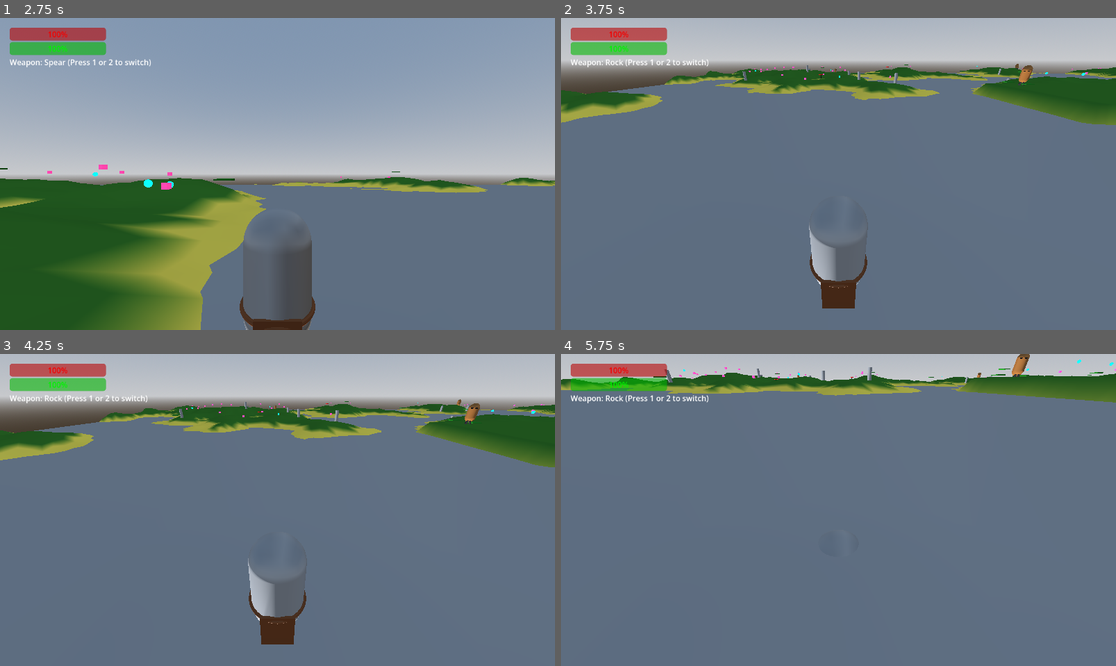
Above: before the commit, frames 1-4 (two rows, left to right).
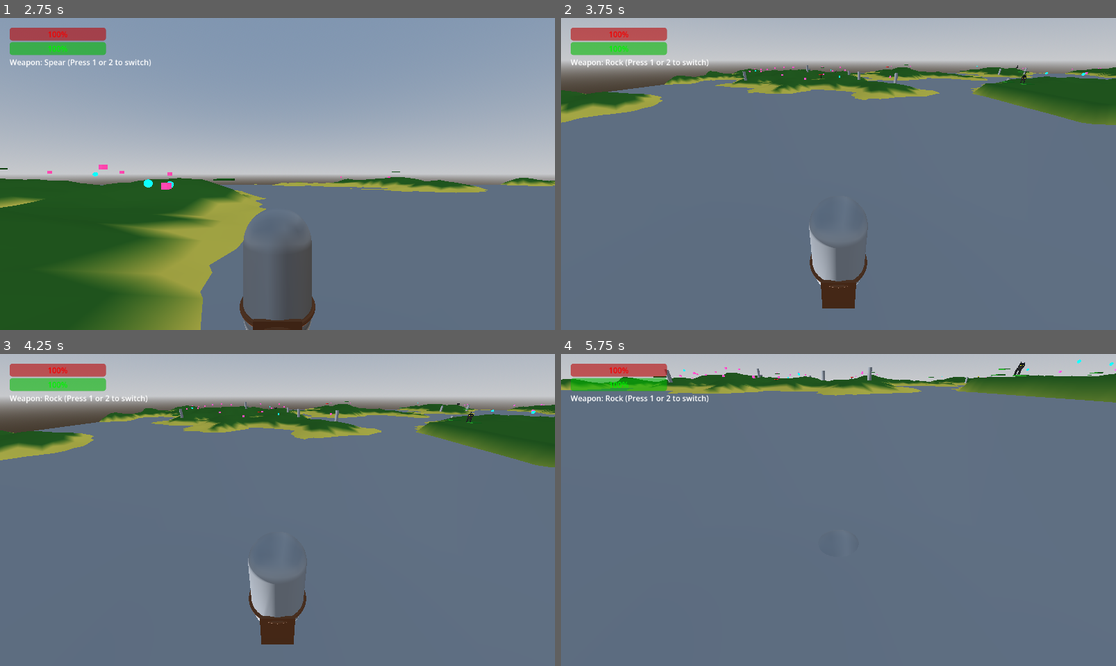
Above: after the commit, the same moments.

Repository: travist89/SpearMan
Game: Godot game, scene res://World.tscn
Two runs of this game, one before a commit and one after it. Both use one fixed random seed, a clock stepped at 60 frames per second and the inputs below. The project has no main scene, so this scene is started directly.
Inputs (mouse positions are in pixels of both pictures, inside the frame that each line leads up to):
- Up to frame 1 (2.75 s): tap Enter (ui_accept) at 0.5, 0.77, 1.07 s; move the mouse to (399, 158) at 0.52 s; press the mouse at (399, 158) at 0.53 s; hold Right (ui_right) 0.53-1.25 s; release the mouse at (399, 158) at 1.25 s; click "Host Game" at 1.25 s; click "Cave (North West)" at 2 s
- Up to frame 2 (3.75 s): move the mouse to (810, 174) at 2.77 s; hold Up (ui_up) from 2.78 s (still down); tap 1 at 2.85 s; tap Enter (ui_accept) at 3.02, 3.32 s; move the mouse to (849, 167) at 3.52 s; hold 2 from 3.53 s (still down)
- Up to frame 3 (4.25 s): keep holding Up (ui_up); keep holding 2
- Up to frame 4 (5.75 s): keep holding Up (ui_up); move the mouse to (832, 516) at 4.27 s; release 2 at 4.28 s; tap Shift at 4.35 s; tap Enter (ui_accept) at 4.52, 4.82, 5.27, 5.57 s; move the mouse to (877, 513) at 5.02 s; press the mouse at (877, 513) at 5.03 s

Frame 1 is identical in both runs. In frame 2, 0.1% of the frame differs, in the area x 49-86%, y 14-22%; in frame 3, 0.1%; in frame 4, 0.2%, in the area x 42-85%, y 0-8%.

Commit message:
Fix animation desync and cleanup logic for Mammoths/Enemies

Diff:
--- a/Enemy.gd
+++ b/Enemy.gd
@@ -12,13 +12,17 @@
 @export var is_big = false # If true, this enemy becomes a "Big" variant
 
 var gravity = ProjectSettings.get_setting("physics/3d/default_gravity")
+var anim_player: AnimationPlayer
 
 var player = null
 var state = "wander"
 var wander_target = Vector3.ZERO
 var wander_timer = 0.0
+var run_timeout = 0.0
 
 func _ready():
+	setup_animations()
+
 	# Specialized setup for big enemies
 	if is_big:
 		max_health = 100.0
@@ -26,7 +30,8 @@
 		speed = 2.5
 		damage = 40
 		scale = Vector3(2, 2, 2) # Make the model twice as large
-		create_legs()
+
+	create_cat_model()
 
 	# --- MULTIPLAYER LOGIC ---
 	# AI logic and movement calculations should ONLY run on the server.
@@ -37,27 +42,167 @@
 		set_physics_process(false)
 		return
 
-# Programmatically creates legs for the big enemy variant
-func create_legs():
-	for i in range(4):
+func setup_animations():
+	anim_player = AnimationPlayer.new()
+	add_child(anim_player)
+
+	var library = AnimationLibrary.new()
+
+	# --- Idle Animation ---
+	var idle_anim = Animation.new()
+	idle_anim.loop_mode = Animation.LOOP_LINEAR
+	idle_anim.length = 2.0
+	var track_idx = idle_anim.add_track(Animation.TYPE_VALUE)
+	# Animate the new CatModel node instead of MeshInstance3D
+	idle_anim.track_set_path(track_idx, "CatModel:scale")
+	idle_anim.track_insert_key(track_idx, 0.0, Vector3(1, 1, 1))
+	idle_anim.track_insert_key(track_idx, 1.0, Vector3(1.05, 0.95, 1.05)) # Breathing effect
+	idle_anim.track_insert_key(track_idx, 2.0, Vector3(1, 1, 1))
+	library.add_animation("Idle", idle_anim)
+
+	# --- Run Animation ---
+	var run_anim = Animation.new()
+	run_anim.loop_mode = Animation.LOOP_LINEAR
+	run_anim.length = 0.4
+	track_idx = run_anim.add_track(Animation.TYPE_VALUE)
+	# Animate position for hopping
+	run_anim.track_set_path(track_idx, "CatModel:position")
+	run_anim.track_insert_key(track_idx, 0.0, Vector3(0, 0, 0))
+	run_anim.track_insert_key(track_idx, 0.2, Vector3(0, 0.2, 0)) # Small hop
+	run_anim.track_insert_key(track_idx, 0.4, Vector3(0, 0, 0))
+
+	# Add rotation for running motion
+	track_idx = run_anim.add_track(Animation.TYPE_VALUE)
+	run_anim.track_set_path(track_idx, "CatModel:rotation")
+	run_anim.track_insert_key(track_idx, 0.0, Vector3(0, 0, deg_to_rad(-5)))
+	run_anim.track_insert_key(track_idx, 0.2, Vector3(0, 0, deg_to_rad(5)))
+	run_anim.track_insert_key(track_idx, 0.4, Vector3(0, 0, deg_to_rad(-5)))
+
+	library.add_animation("Run", run_anim)
+
+	anim_player.add_animation_library("", library)
+	anim_player.play("Idle")
+
+func _process(delta):
+	# On clients, we need to check if the enemy is moving to play animations
+	# since physics_process is disabled.
+	if not multiplayer.is_server():
+		var current_pos = global_position
+		if not has_meta("last_pos"): set_meta("last_pos", current_pos)
+		var last_pos = get_meta("last_pos")
+		var move_speed = current_pos.distance_to(last_pos) / delta
+		set_meta("last_pos", current_pos)
+
+		# If moving, reset the timeout and play run animation
+		if move_speed > 0.1:
+			run_timeout = 0.2 # Keep running for 0.2s after stopping
+			if anim_player.current_animation != "Run":
+				anim_player.play("Run", 0.2)
+		else:
+			# If stopped, only switch to idle after timeout expires
+			run_timeout -= delta
+			if run_timeout <= 0:
+				if anim_player.current_animation != "Idle":
+					anim_player.play("Idle", 0.2)
+
+# Creates a long slender cat model
+func create_cat_model():
+	# Hide existing meshes if they exist
+	if has_node("MeshInstance3D"): $MeshInstance3D.visible = false
+	if has_node("EyeLeft"): $EyeLeft.visible = false
+	if has_node("EyeRight"): $EyeRight.visible = false
+
+	# Create a parent node for the cat model so we can animate it easily
+	var cat_root = Node3D.new()
+	cat_root.name = "CatModel"
+	add_child(cat_root)
+
+	# --- Materials ---
+	var body_mat = StandardMaterial3D.new()
+	body_mat.albedo_color = Color(0.1, 0.1, 0.1) # Black cat
+
+	var eye_mat = StandardMaterial3D.new()
+	eye_mat.albedo_color = Color(1, 1, 0) # Yellow eyes
+	eye_mat.emission_enabled = true
+	eye_mat.emission = Color(0.5, 0.5, 0)
+
+	# --- Body (Long Cylinder) ---
+	var body = MeshInstance3D.new()
+	var body_mesh = CylinderMesh.new()
+	body_mesh.top_radius = 0.15
+	body_mesh.bottom_radius = 0.15
+	body_mesh.height = 1.2
+	body.mesh = body_mesh
+	body.material_override = body_mat
+	# Rotate body to be horizontal
+	body.rotation.x = deg_to_rad(90)
+	body.position.y = 0.5
+	cat_root.add_child(body)
+
+	# --- Head (Sphere) ---
+	var head = MeshInstance3D.new()
+	var head_mesh = SphereMesh.new()
+	head_mesh.radius = 0.25
+	head_mesh.height = 0.5
+	head.mesh = head_mesh
+	head.material_override = body_mat
+	head.position = Vector3(0, 0.7, -0.7) # Position at front of body
+	cat_root.add_child(head)
+
+	# --- Ears (Cones) ---
+	for i in [-1, 1]:
+		var ear = MeshInstance3D.new()
+		var ear_mesh = CylinderMesh.new()
+		ear_mesh.top_radius = 0.0
+		ear_mesh.bottom_radius = 0.08
+		ear_mesh.height = 0.2
+		ear.mesh = ear_mesh
+		ear.material_override = body_mat
+		ear.position = Vector3(i * 0.15, 0.9, -0.7)
+		cat_root.add_child(ear)
+
+	# --- Eyes ---
+	for i in [-1, 1]:
+		var eye = MeshInstance3D.new()
+		var eye_mesh = SphereMesh.new()
+		eye_mesh.radius = 0.05
+		eye_mesh.height = 0.1
+		eye.mesh = eye_mesh
+		eye.material_override = eye_mat
+		eye.position = Vector3(i * 0.1, 0.75, -0.9)
+		cat_root.add_child(eye)
+
+	# --- Legs (4 Cylinders) ---
+	var leg_positions = [
+		Vector3(-0.15, 0.25, -0.4), # Front Left
+		Vector3(0.15, 0.25, -0.4),  # Front Right
+		Vector3(-0.15, 0.25, 0.4),  # Back Left
+		Vector3(0.15, 0.25, 0.4)    # Back Right
+	]
+
+	for pos in leg_positions:
 		var leg = MeshInstance3D.new()
 		var leg_mesh = CylinderMesh.new()
-		leg_mesh.top_radius = 0.1
-		leg_mesh.bottom_radius = 0.1
-		leg_mesh.height = 1.5
+		leg_mesh.top_radius = 0.05
+		leg_mesh.bottom_radius = 0.05
+		leg_mesh.height = 0.5
 		leg.mesh = leg_mesh
-
-		var mat = StandardMaterial3D.new()
-		mat.albedo_color = Color(0.2, 0.2, 0.2)
-		leg.material_override = mat
-
-		add_child(leg)
-
-		# Position legs at corners using basic trigonometry
-		var angle = (PI/2) * i + (PI/4)
-		leg.position = Vector3(cos(angle) * 0.4, -0.5, sin(angle) * 0.4)
-		# Slightly tilt the legs for a better look
-		leg.rotation.z = deg_to_rad(15) if cos(angle) > 0 else deg_to_rad(-15)
+		leg.material_override = body_mat
+		leg.position = pos
+		cat_root.add_child(leg)
+
+	# --- Tail (Long Thin Cylinder) ---
+	var tail = MeshInstance3D.new()
+	var tail_mesh = CylinderMesh.new()
+	tail_mesh.top_radius = 0.04
+	tail_mesh.bottom_radius = 0.02
+	tail_mesh.height = 0.8
+	tail.mesh = tail_mesh
+	tail.material_override = body_mat
+	# Angle tail up and back
+	tail.position = Vector3(0, 0.8, 0.7)
+	tail.rotation.x = deg_to_rad(-45)
+	cat_root.add_child(tail)
 
 # Called when hit by a projectile
 func take_damage(amount):
@@ -77,6 +222,10 @@
 	for node in get_parent().get_children():
 		# In this project, players are named with their Peer ID (an integer)
 		if node is CharacterBody3D and node.name.is_valid_int():
+			# Ignore dead players
+			if "is_dead" in node and node.is_dead:
+				continue
+
 			var dist = global_position.distance_to(node.global_position)
 			if dist < min_dist:
 				min_dist = dist
@@ -130,6 +279,11 @@
 
 	# Actually move the enemy
 	move_and_slide()
+
+	if velocity.length() > 0.1:
+		anim_player.play("Run")
+	else:
+		anim_player.play("Idle")
 
 	# --- Damage Dealing Logic ---
 	# Check if we collided with anything during move_and_slide()
@@ -148,7 +302,11 @@
 	if not is_inside_tree(): return
 	print("Enemy Exploded!")
 	spawn_particles()
-	queue_free() # Remove the enemy from the game
+
+	# Only the server should remove the object.
+	# The MultiplayerSpawner will automatically handle despawning on clients.
+	if multiplayer.is_server():
+		queue_free()
 
 # Visual effect for enemy death
 func spawn_particles():
--- a/Mammoth.gd
+++ b/Mammoth.gd
@@ -13,19 +13,148 @@
 @export var health = 250.0
 
 var gravity = ProjectSettings.get_setting("physics/3d/default_gravity")
+var anim_player: AnimationPlayer
 
 var player = null
 var state = "wander"
 var wander_target = Vector3.ZERO
 var wander_timer = 0.0
+var run_timeout = 0.0 # Timer to smooth out animation transitions
 
 func _ready():
 	# --- MULTIPLAYER LOGIC ---
 	# Only the server should handle Mammoth AI and movement.
 	# This ensures the Mammoth is in the same place for all players.
+	setup_animations()
+
 	if not multiplayer.is_server():
 		set_physics_process(false)
 		return
+
+func setup_animations():
+	anim_player = AnimationPlayer.new()
+	add_child(anim_player)
+
+	var library = AnimationLibrary.new()
+
+	# --- Idle Animation ---
+	var idle_anim = Animation.new()
+	idle_anim.loop_mode = Animation.LOOP_LINEAR
+	idle_anim.length = 4.0
+	var track_idx = idle_anim.add_track(Animation.TYPE_VALUE)
+	idle_anim.track_set_path(track_idx, "Head:rotation")
+	# Original rotation is roughly (0, PI, 0) because of the -1 scale in transform matrix
+	# But checking the Transform3D(-1, ...) implies 180 degrees rotation.
+	var base_rot = Vector3(0, PI, 0)
+	idle_anim.track_insert_key(track_idx, 0.0, base_rot + Vector3(0, 0, 0))
+	idle_anim.track_insert_key(track_idx, 2.0, base_rot + Vector3(deg_to_rad(5), deg_to_rad(10), 0)) # Sway head
+	idle_anim.track_insert_key(track_idx, 4.0, base_rot + Vector3(0, 0, 0))
+
+	# Legs (Idle) - keep them still
+	for leg_name in ["LegFL", "LegFR", "LegBL", "LegBR"]:
+		track_idx = idle_anim.add_track(Animation.TYPE_VALUE)
+		idle_anim.track_set_path(track_idx, leg_name + ":rotation")
+		idle_anim.track_insert_key(track_idx, 0.0, Vector3.ZERO)
+		idle_anim.track_insert_key(track_idx, 4.0, Vector3.ZERO)
+
+	# Tail (Idle) - sway wildly
+	track_idx = idle_anim.add_track(Animation.TYPE_VALUE)
+	idle_anim.track_set_path(track_idx, "Tail:rotation")
+	var tail_base_rot = Vector3(deg_to_rad(-135), 0, 0)
+	# Add a figure-8 wobble
+	idle_anim.track_insert_key(track_idx, 0.0, tail_base_rot)
+	idle_anim.track_insert_key(track_idx, 1.0, tail_base_rot + Vector3(deg_to_rad(10), 0, deg_to_rad(30))) # Up-Left
+	idle_anim.track_insert_key(track_idx, 2.0, tail_base_rot + Vector3(0, 0, 0)) # Center
+	idle_anim.track_insert_key(track_idx, 3.0, tail_base_rot + Vector3(deg_to_rad(-10), 0, deg_to_rad(-30))) # Down-Right
+	idle_anim.track_insert_key(track_idx, 4.0, tail_base_rot)
+
+	library.add_animation("Idle", idle_anim)
+
+	# --- Run Animation ---
+	var run_anim = Animation.new()
+	run_anim.loop_mode = Animation.LOOP_LINEAR
+	run_anim.length = 0.8
+
+	# Body Bob
+	track_idx = run_anim.add_track(Animation.TYPE_VALUE)
+	run_anim.track_set_path(track_idx, "Body:position")
+	# Base Y is 2.5, Z is 1.0
+	run_anim.track_insert_key(track_idx, 0.0, Vector3(0, 2.5, 1.0))
+	run_anim.track_insert_key(track_idx, 0.4, Vector3(0, 2.7, 1.0))
+	run_anim.track_insert_key(track_idx, 0.8, Vector3(0, 2.5, 1.0))
+
+	# Head Bob
+	track_idx = run_anim.add_track(Animation.TYPE_VALUE)
+	run_anim.track_set_path(track_idx, "Head:position")
+	# Base Y is 4.0, Z is roughly -0.5
+	run_anim.track_insert_key(track_idx, 0.0, Vector3(0, 4.0, -0.5))
+	run_anim.track_insert_key(track_idx, 0.4, Vector3(0, 3.8, -0.5)) # Counter-bob
+	run_anim.track_insert_key(track_idx, 0.8, Vector3(0, 4.0, -0.5))
+
+	# Head Rotation during Run (Keep it facing correctly)
+	track_idx = run_anim.add_track(Animation.TYPE_VALUE)
+	run_anim.track_set_path(track_idx, "Head:rotation")
+	run_anim.track_insert_key(track_idx, 0.0, base_rot)
+	run_anim.track_insert_key(track_idx, 0.8, base_rot)
+
+	# Tail (Run) - bob and sway frantically
+	track_idx = run_anim.add_track(Animation.TYPE_VALUE)
+	run_anim.track_set_path(track_idx, "Tail:rotation")
+	# Flap up/down 45 degrees, sway left/right 30 degrees
+	run_anim.track_insert_key(track_idx, 0.0, tail_base_rot + Vector3(deg_to_rad(-20), 0, deg_to_rad(30))) # Down-Left
+	run_anim.track_insert_key(track_idx, 0.2, tail_base_rot + Vector3(deg_to_rad(25), 0, 0)) # Up-Center
+	run_anim.track_insert_key(track_idx, 0.4, tail_base_rot + Vector3(deg_to_rad(-20), 0, deg_to_rad(-30))) # Down-Right
+	run_anim.track_insert_key(track_idx, 0.6, tail_base_rot + Vector3(deg_to_rad(25), 0, 0)) # Up-Center
+	run_anim.track_insert_key(track_idx, 0.8, tail_base_rot + Vector3(deg_to_rad(-20), 0, deg_to_rad(30))) # Back to Down-Left
+
+	# Legs (Run) - animate walking cycle
+	# FL and BR move together, FR and BL move together
+	var leg_swing_angle = deg_to_rad(30)
+
+	# Front Left & Back Right
+	for leg_name in ["LegFL", "LegBR"]:
+		track_idx = run_anim.add_track(Animation.TYPE_VALUE)
+		run_anim.track_set_path(track_idx, leg_name + ":rotation")
+		run_anim.track_insert_key(track_idx, 0.0, Vector3(leg_swing_angle, 0, 0))
+		run_anim.track_insert_key(track_idx, 0.4, Vector3(-leg_swing_angle, 0, 0))
+		run_anim.track_insert_key(track_idx, 0.8, Vector3(leg_swing_angle, 0, 0))
+
+	# Front Right & Back Left
+	for leg_name in ["LegFR", "LegBL"]:
+		track_idx = run_anim.add_track(Animation.TYPE_VALUE)
+		run_anim.track_set_path(track_idx, leg_name + ":rotation")
+		run_anim.track_insert_key(track_idx, 0.0, Vector3(-leg_swing_angle, 0, 0))
+		run_anim.track_insert_key(track_idx, 0.4, Vector3(leg_swing_angle, 0, 0))
+		run_anim.track_insert_key(track_idx, 0.8, Vector3(-leg_swing_angle, 0, 0))
+
+	library.add_animation("Run", run_anim)
+
+	anim_player.add_animation_library("", library)
+	anim_player.play("Idle")
+
+func _process(delta):
+	# On clients, we need to check if the mammoth is moving to play animations
+	# since physics_process is disabled.
+	# We can check if position has changed.
+	if not multiplayer.is_server():
+		var current_pos = global_position
+		if not has_meta("last_pos"): set_meta("last_pos", current_pos)
+		var last_pos = get_meta("last_pos")
+		var move_speed = current_pos.distance_to(last_pos) / delta
+		set_meta("last_pos", current_pos)
+
+		# If moving, reset the timeout and play run animation
+		if move_speed > 0.1:
+			run_timeout = 0.2 # Keep running for 0.2s after stopping
+			if anim_player.current_animation != "Run":
+				anim_player.play("Run", 0.2)
+		else:
+			# If stopped, only switch to idle after timeout expires
+			# This prevents flickering when network updates are sparse
+			run_timeout -= delta
+			if run_timeout <= 0:
+				if anim_player.current_animation != "Idle":
+					anim_player.play("Idle", 0.2)
 
 # Called by projectiles or rocks
 func take_damage(amount):
@@ -44,6 +173,10 @@
 	for node in get_parent().get_children():
 		# Checks if the node name is a Peer ID (integer)
 		if node is CharacterBody3D and node.name.is_valid_int():
+			# Ignore dead players
+			if "is_dead" in node and node.is_dead:
+				continue
+
 			var dist = global_position.distance_to(node.global_position)
 			if dist < min_dist:
 				min_dist = dist
@@ -102,6 +235,11 @@
 
 	# Execute the calculated movement
 	move_and_slide()
+
+	if velocity.length() > 0.1:
+		anim_player.play("Run")
+	else:
+		anim_player.play("Idle")
 
 	# --- Attack Logic ---
 	# Handle damage via direct physical collision.
@@ -120,4 +258,8 @@
 	if not is_inside_tree(): return
 	print("Mammoth Died!")
 	# Currently just disappears, but could spawn items or play an animation
-	queue_free()
+
+	# Only the server should remove the object.
+	# The MultiplayerSpawner will automatically handle despawning on clients.
+	if multiplayer.is_server():
+		queue_free()
Not shown, changed: GODOT_NETWORKING_DOCS.md
